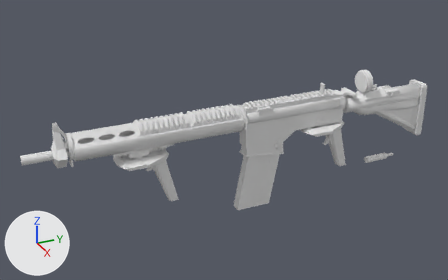
A saved change to the FBX model God-Circuit/Assets/Models/Weapons/baseAR.fbx.
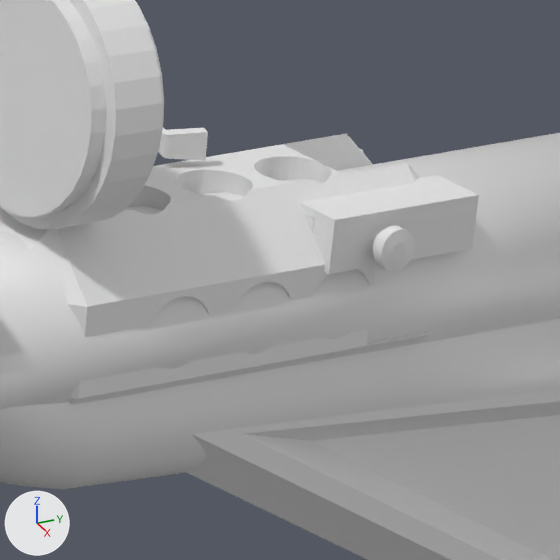
The first picture shows the older version from a camera (50 mm lens) standing at (53.9, -39.0, 36.2) and looking at (-1.9, -13.9, 8.3). The close-ups show both versions on the part from 80% to 91% of the width and 26% to 43% of the height of that picture; other places that the commit changed are outside them. The axes (+X, +Y, +Z) are drawn at lower left. The lights are the same throughout. Where no turn or scale is listed for an object, it has been applied to the vertices.

The first close-up shows 'ButtStock', 'ChargineHandle.001', 'Compensator', 'ReadGas', 'ReadSight'.
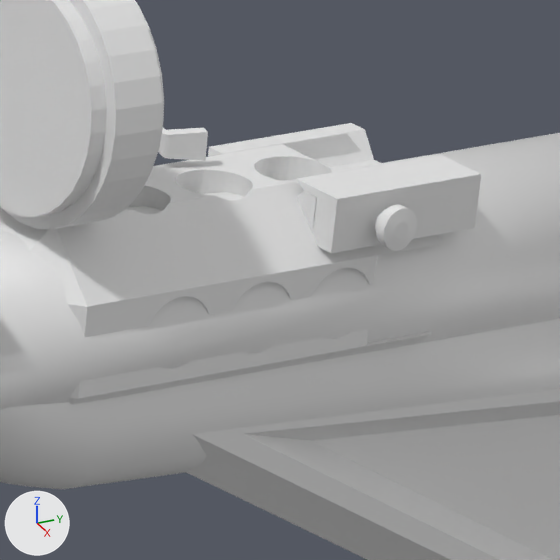
The change in detail:
Object 'ReadSight' (ob_readsight) moves from (-0.42, 4.83, 11.9) to (-0.42, 4.83, 12.12).

Where the change shows, as pixel boxes (x1, y1, x2, y2) in the close-ups (560 x 560 px):
'ReadSight', moved: before (300, 148, 479, 274); after (208, 123, 481, 253)
